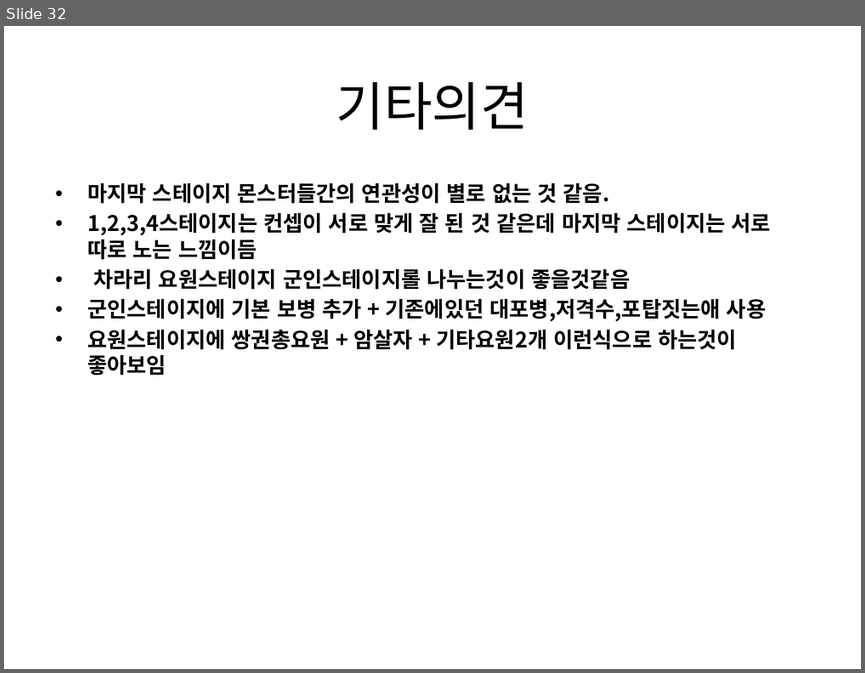
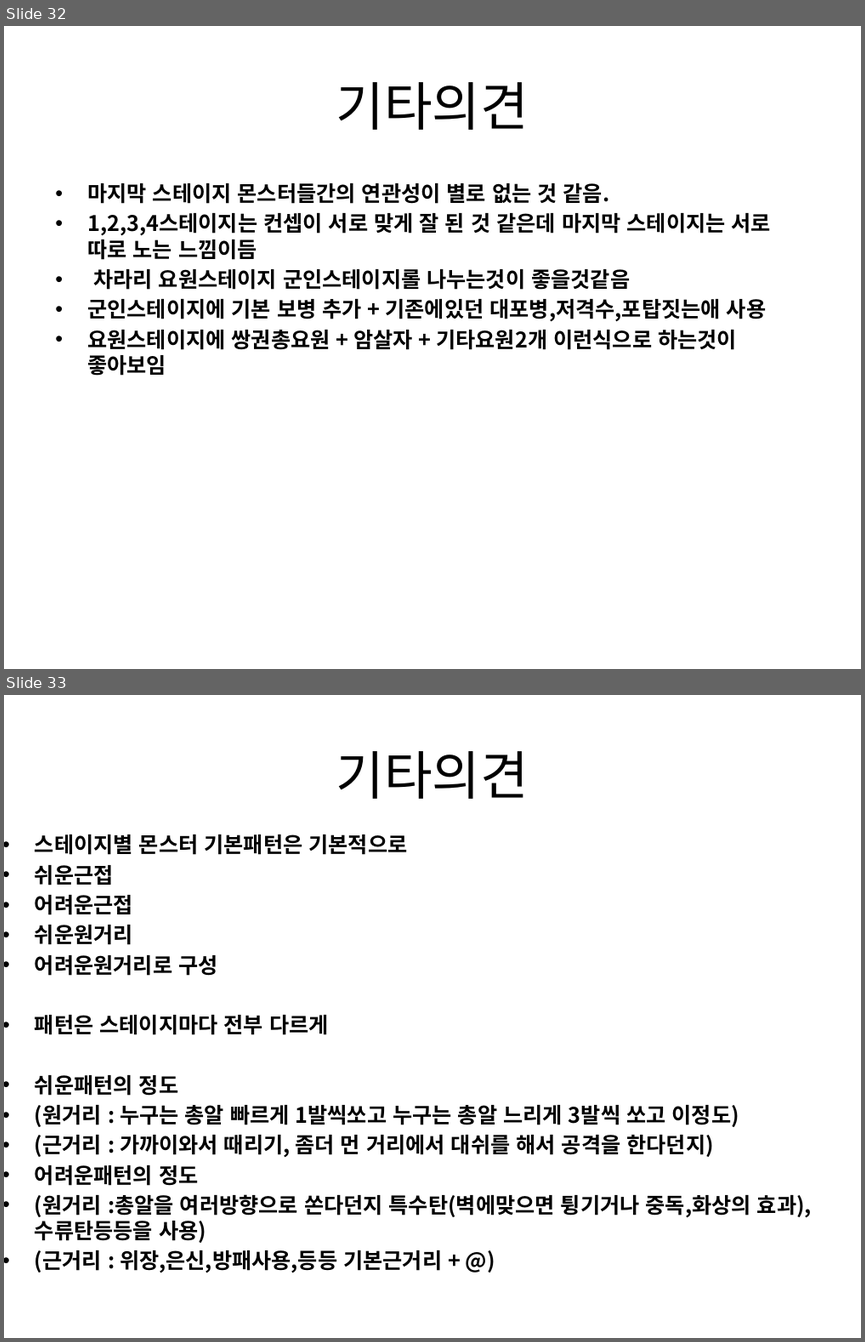
Before and after one commit to gkdlgndpdu/EscapeJail, a slide deck: EscapeJail/Assets/기획/스테이지1기획.pptx. Shown one above the other, each under a label of ours: slide 32 before the commit, slides 32 and 33 after it. The pictures are 865x673 and 865x1342 pixels, drawn with LibreOffice and Linux fonts; fonts in the diff are those of the drawing. Boxes give left, top, right and bottom in pixels: in the first picture for what was removed or moved away, otherwise in the second. Text is boxed around its words. In the diff, an @@ line names an element or a change of style, - is before the commit and + after.

Commit message:
기타의견 +

```diff
--- a/EscapeJail/Assets/기획/스테이지1기획.pptx
+++ b/EscapeJail/Assets/기획/스테이지1기획.pptx
@@ slide 33 added at (x1=4, y1=695, x2=861, y2=1338), background #FFFFFF @@
@@ title added at (x1=336, y1=751, x2=529, y2=799), 44 pt, text #000000 @@
+기타의견
@@ text added at (x1=35, y1=834, x2=812, y2=1273), 18 pt, text #000000, bold @@
+• 스테이지별 몬스터 기본패턴은 기본적으로
+• 쉬운근접
+• 어려운근접
+• 쉬운원거리
+• 어려운원거리로 구성
+• 패턴은 스테이지마다 전부 다르게
+• 쉬운패턴의 정도
+• (원거리 : 누구는 총알 빠르게 1발씩쏘고 누구는 총알 느리게 3발씩 쏘고 이정도)
+• (근거리 : 가까이와서 때리기, 좀더 먼 거리에서 대쉬를 해서 공격을 한다던지)
+• 어려운패턴의 정도
+• (원거리 :총알을 여러방향으로 쏜다던지 특수탄(벽에맞으면 튕기거나 중독,화상의 효과),수류탄등등을 사용)
+• (근거리 : 위장,은신,방패사용,등등 기본근거리 + @)
```
